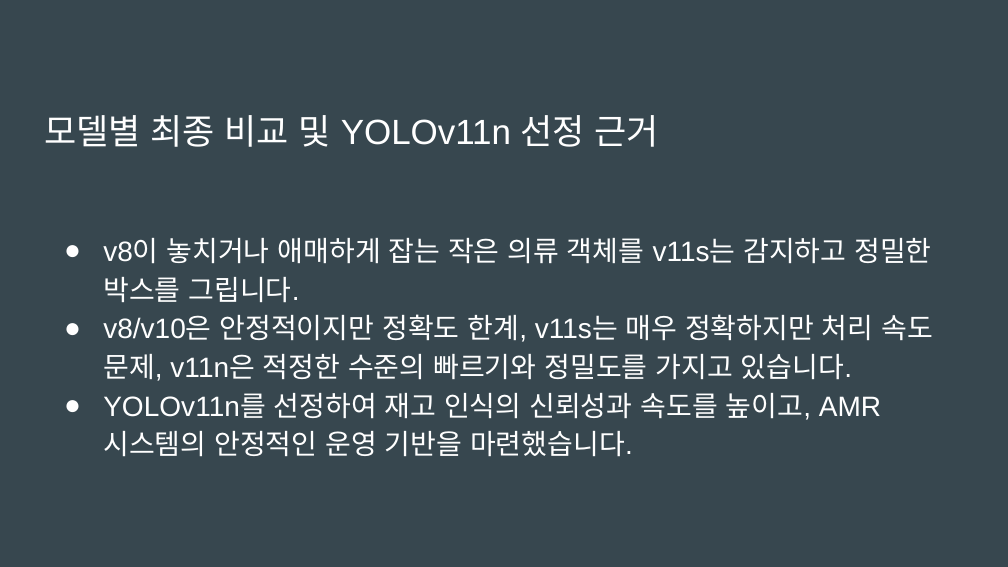
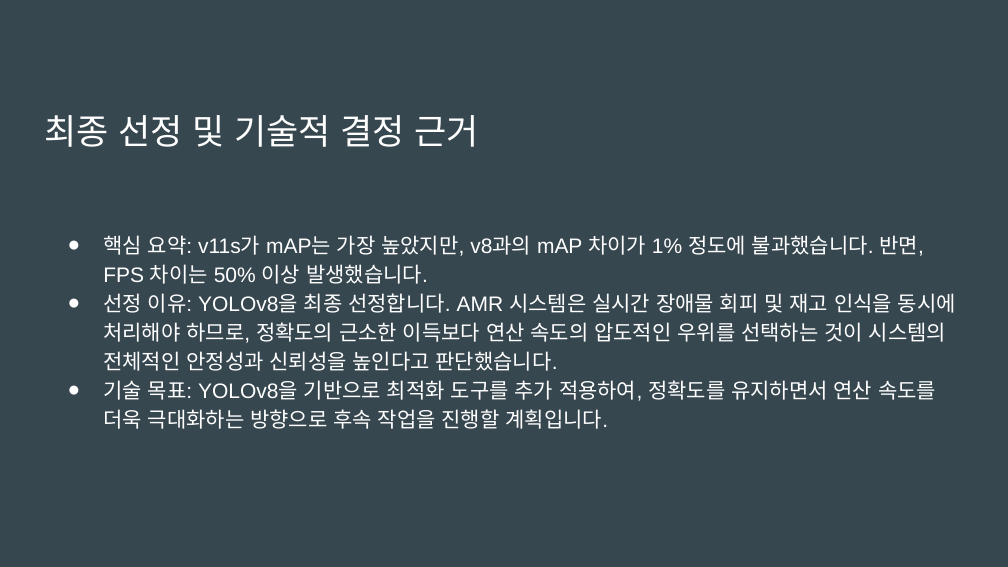
Before and after one commit to flashbulb20/Picker_project, a slide deck: slide 8 of yolo비교정리.pptx. Drawn at 1008x567 pixels with LibreOffice and Linux fonts; fonts in the diff are those of the drawing. Boxes give left, top, right and bottom in pixels: in the first picture for what was removed or moved away, otherwise in the second. Text is boxed around its words. In the diff, an @@ line names an element or a change of style, - is before the commit and + after.

```diff
--- a/yolo비교정리.pptx
+++ b/yolo비교정리.pptx
@@ title at box(44, 115, 479, 147): text changed @@
-모델별 최종 비교 및 YOLOv11n 선정 근거
+최종 선정 및 기술적 결정 근거
@@ text at box(103, 235, 956, 429): text changed; size 20 to 15 pt @@
-● v8이 놓치거나 애매하게 잡는 작은 의류 객체를 v11s는 감지하고 정밀한 박스를 그립니다.
-● v8/v10은 안정적이지만 정확도 한계, v11s는 매우 정확하지만 처리 속도 문제, v11n은 적정한 수준의 빠르기와 정밀도를 가지고 있습니다.
-● YOLOv11n를 선정하여 재고 인식의 신뢰성과 속도를 높이고, AMR 시스템의 안정적인 운영 기반을 마련했습니다.
+● 핵심 요약: v11s가 mAP는 가장 높았지만, v8과의 mAP 차이가 1% 정도에 불과했습니다. 반면, FPS 차이는 50% 이상 발생했습니다.
+● 선정 이유: YOLOv8을 최종 선정합니다. AMR 시스템은 실시간 장애물 회피 및 재고 인식을 동시에 처리해야 하므로, 정확도의 근소한 이득보다 연산 속도의 압도적인 우위를 선택하는 것이 시스템의 전체적인 안정성과 신뢰성을 높인다고 판단했습니다.
+● 기술 목표: YOLOv8을 기반으로 최적화 도구를 추가 적용하여, 정확도를 유지하면서 연산 속도를 더욱 극대화하는 방향으로 후속 작업을 진행할 계획입니다.
```
Also in this commit, not shown: 5 other slides changed.
